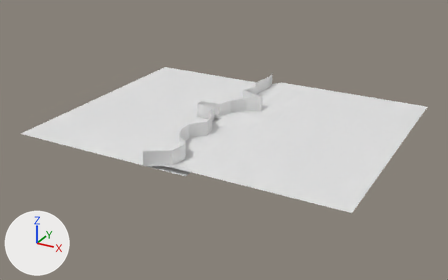
The Blender file public/meshes/pier/pier.blend, before and after one commit.
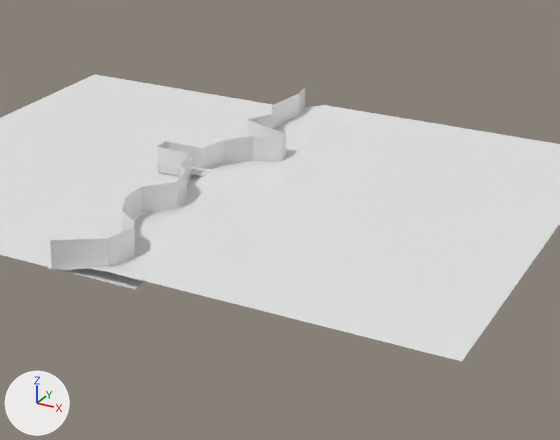
Each version is shown whole from a camera (50 mm lens) standing at (86.6, -151.0, 68.2) and looking at (5.3, -3.2, -5.7), then close up on the part from 26% to 90% of the width and 10% to 90% of the height. Lighting does not change. The marker at lower left points along +X, +Y and +Z. The first two pictures are the older version.

Objects in the first close-up: 'Plane', 'ground', 'water' and 1 more.
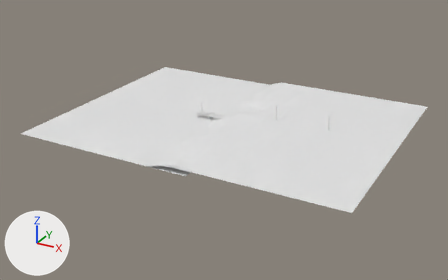
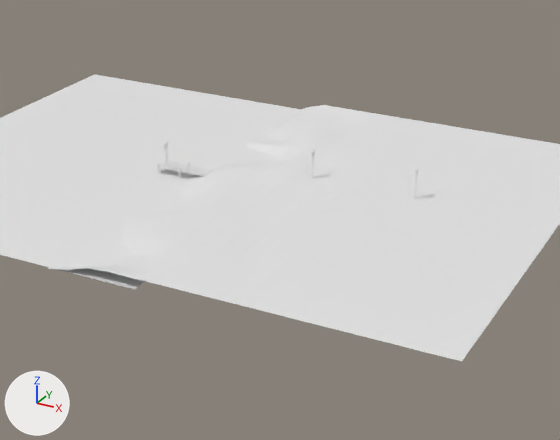
Where the newer file only moved an object's origin or applied its transform, the numbers keep the older frame.

Boxes (x1, y1, x2, y2) around the edits, measured in the close-ups (560 x 440 px):
'Plane', hidden: before (50, 87, 305, 269)
'pier.001', added: after (164, 141, 169, 161)

The change, as a list of edits to the scene's bpy script:
```text
Add me_cube_001:
    me_cube_001.from_pydata(...)  # 20 vertices, 18 faces; spans x -0.28..0.34, y -0.92..0.66, z -4.42..1.25
Change ob_plane:
    add ob_plane.hide_set(True)
Add ob_pier_001:
    ob_pier_001 = bpy.data.objects.new('pier.001', me_cube_001)
    ob_pier_001.location = (-5.2, 1.7, 1.7)
```
